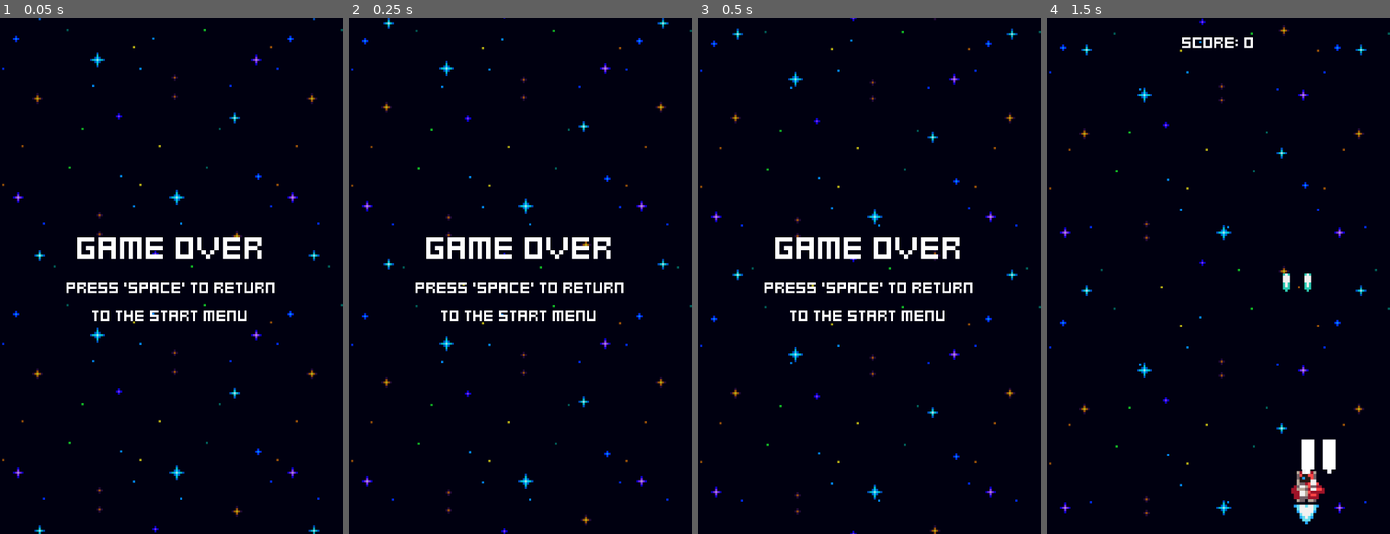
Above: before the commit, frames 1-4 (left to right).
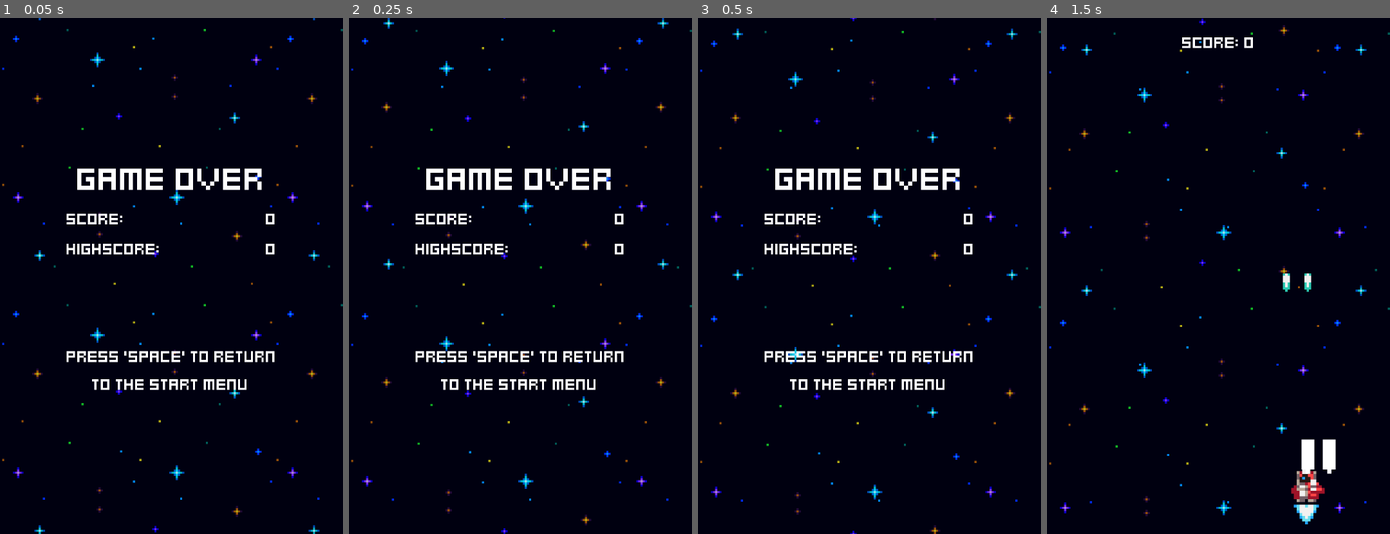
Above: after the commit, the same moments.

Repository: MatZ-Dev/heartbeast-space-shooter
Game: Godot game, scene res://menus/game_over.tscn
Same seed, same stepped clock (60 frames per second), same inputs: the game is played once before the commit and once after it. This scene is started directly instead of the project's main scene.
Inputs:
- Up to frame 1 (0.05 s): no input
- Up to frame 2 (0.25 s): no input
- Up to frame 3 (0.5 s): no input
- Up to frame 4 (1.5 s): tap Space at 0.5 s; hold Right (ui_right) 0.53-1.28 s; tap Enter (ui_accept) at 0.6, 0.77, 1.07, 1.35 s; hold Left (ui_left) from 1.28 s (still down)

The runs differ from the first frame. In frame 1, 5.1% of the frame differs, in the area x 19-81%, y 29-73%; in frame 2, 5.1%; in frame 3, 5.1%; in frame 4, nothing differs.

Commit message:
Part-13 Game Over Score and Highscore

Diff:
--- a/menus/game_over.gd
+++ b/menus/game_over.gd
@@ -1,6 +1,19 @@
 extends Control
 
-# Called every frame. 'delta' is the elapsed time since the previous frame.
+@export var game_stats: GameStats
+
+@onready var score_value: Label = %ScoreValue
+@onready var high_score_value: Label = %HighScoreValue
+
+func _ready() -> void:
+	if game_stats.score > game_stats.highscore:
+		game_stats.highscore = game_stats.score
+
+	score_value.text = str(game_stats.score)
+	high_score_value.text = str(game_stats.highscore)
+
+
 func _process(delta: float) -> void:
 	if Input.is_action_just_pressed("ui_accept"):
+		game_stats.score = 0
 		get_tree().change_scene_to_file("res://menus/menu.tscn")
--- a/menus/game_over.tscn
+++ b/menus/game_over.tscn
@@ -2,6 +2,7 @@
 
 [ext_resource type="Script" uid="uid://c3f7nokdj02cf" path="res://menus/game_over.gd" id="1_hl86a"]
 [ext_resource type="PackedScene" uid="uid://ymy4gn52200f" path="res://effects/space_background.tscn" id="1_v8xbx"]
+[ext_resource type="Resource" uid="uid://cd0n2f7rvnkdc" path="res://game_stats.tres" id="2_a6cs8"]
 [ext_resource type="LabelSettings" uid="uid://bfp155agfjw7m" path="res://assets/fonts/title_label_settings.tres" id="2_slp2k"]
 [ext_resource type="LabelSettings" uid="uid://ehmvgm337tkg" path="res://assets/fonts/default_label_settings.tres" id="3_hl86a"]
 
@@ -13,6 +14,7 @@
 grow_horizontal = 2
 grow_vertical = 2
 script = ExtResource("1_hl86a")
+game_stats = ExtResource("2_a6cs8")
 
 [node name="SpaceBackground" parent="." unique_id=104625169 instance=ExtResource("1_v8xbx")]
 
@@ -33,6 +35,40 @@
 label_settings = ExtResource("2_slp2k")
 horizontal_alignment = 1
 
+[node name="ScoreHBoxContainer" type="HBoxContainer" parent="CenterContainer/VBoxContainer" unique_id=487976516]
+layout_mode = 2
+
+[node name="ScoreLabel" type="Label" parent="CenterContainer/VBoxContainer/ScoreHBoxContainer" unique_id=1921732835]
+layout_mode = 2
+size_flags_horizontal = 3
+text = "Score:"
+label_settings = ExtResource("3_hl86a")
+
+[node name="ScoreValue" type="Label" parent="CenterContainer/VBoxContainer/ScoreHBoxContainer" unique_id=498774935]
+unique_name_in_owner = true
+layout_mode = 2
+text = "0"
+label_settings = ExtResource("3_hl86a")
+
+[node name="ScoreHBoxContainer2" type="HBoxContainer" parent="CenterContainer/VBoxContainer" unique_id=2042138175]
+layout_mode = 2
+
+[node name="HighScoreLabel" type="Label" parent="CenterContainer/VBoxContainer/ScoreHBoxContainer2" unique_id=1935944751]
+layout_mode = 2
+size_flags_horizontal = 3
+text = "Highscore:"
+label_settings = ExtResource("3_hl86a")
+
+[node name="HighScoreValue" type="Label" parent="CenterContainer/VBoxContainer/ScoreHBoxContainer2" unique_id=942864316]
+unique_name_in_owner = true
+layout_mode = 2
+text = "0"
+label_settings = ExtResource("3_hl86a")
+
+[node name="Space" type="Control" parent="CenterContainer/VBoxContainer" unique_id=1706045668]
+custom_minimum_size = Vector2(0, 32)
+layout_mode = 2
+
 [node name="MenuLabel" type="Label" parent="CenterContainer/VBoxContainer" unique_id=820194079]
 layout_mode = 2
 text = "Press 'Space' to Return
--- a/project.godot
+++ b/project.godot
@@ -14,6 +14,10 @@
 run/main_scene="uid://b63ct8jaaliqa"
 config/features=PackedStringArray("4.7", "GL Compatibility")
 config/icon="res://icon.svg"
+
+[autoload]
+
+ResourceStash="*uid://cxch5ncqgjo0n"
 
 [display]
 
--- /dev/null
+++ b/resource_stash.gd
@@ -0,0 +1,4 @@
+extends Node
+
+
+var game_stats: GameStats = load("res://game_stats.tres")
Not shown, added: resource_stash.gd.uid
